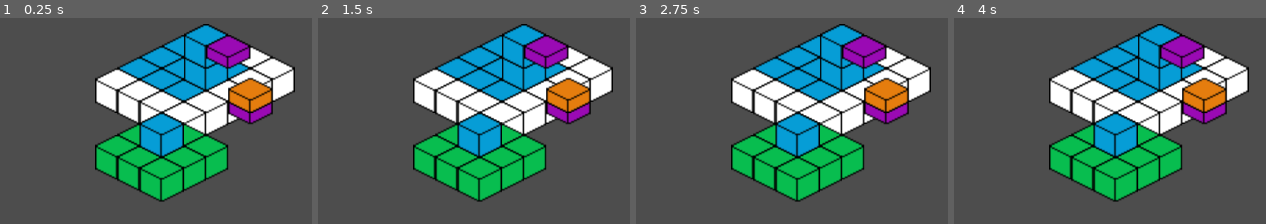
Above: before the commit, frames 1-4 (left to right).
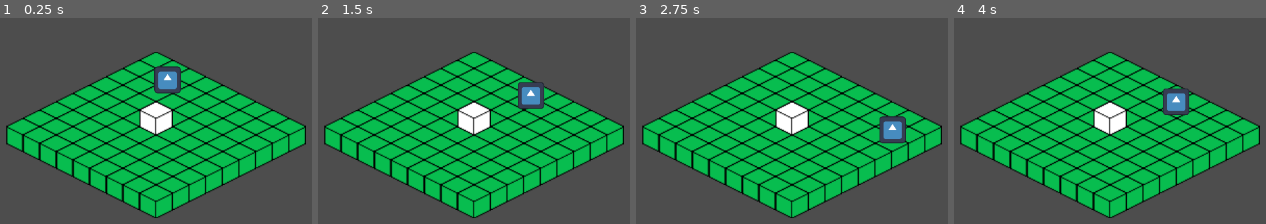
Above: after the commit, the same moments.

Repository: Kuui22/Godot_test
Game: Godot game, scene res://main.tscn
Same seed, same stepped clock (60 frames per second), same inputs: the game is played once before the commit and once after it. The engine's default icon, where the game draws it, is replaced by a stand-in: a white triangle on a blue panel in a dark square.
Inputs:
- Up to frame 1 (0.25 s): no input
- Up to frame 2 (1.5 s): tap Enter at 0.5 s; hold Right (ui_right) 0.53-1.28 s; hold Down (ui_down) from 1.28 s (still down)
- Up to frame 3 (2.75 s): release Down (ui_down) at 2.03 s; hold Right (ui_right) from 2.03 s (still down)
- Up to frame 4 (4 s): release Right (ui_right) at 2.78 s; hold Up (ui_up) 2.78-3.53 s; hold Left (ui_left) from 3.53 s (still down)

The runs differ from the first frame. In frame 1, 47% of the frame differs, in the area x 1-99%, y 2-98%; in frame 2, 47%; in frame 3, 47%; in frame 4, 47%.

Commit message:
movement and collision
https://www.youtube.com/watch?v=8HvcHtauKoc

Diff:
--- /dev/null
+++ b/isometric/CharacterBody2D.gd
@@ -0,0 +1,14 @@
+extends CharacterBody2D
+
+
+const SPEED = 60
+
+
+func _physics_process(delta):
+	var direction = Input.get_vector("ui_left","ui_right","ui_up","ui_down")
+	if direction:
+		self.velocity = direction * SPEED
+	else:
+		self.velocity = Vector2.ZERO
+
+	move_and_slide()
--- a/isometric/TileMap.gd
+++ b/isometric/TileMap.gd
@@ -1,7 +1,8 @@
 extends TileMap
 
-const green_block_atlas_pos = Vector2i(2,0)
-const blue_block_atlas_pos = Vector2i(0,0)
+const green_block_atlas_pos = Vector2i(2,0) #level 0 floor
+const white_block_atlas_pos = Vector2i(3,0) #level 1 walls
+const boundary_block_atlas_pos = Vector2i(0,1) #invisible walls
 const main_source = 0
 
 enum layers{
@@ -10,10 +11,28 @@
 	level2 = 2,
 	}
 
+func _ready():
+	place_platform()
+	place_boundaries()
 
-func _ready():
-	for y in range(3):
-		for x in range(3):
-			set_cell(layers.level0, Vector2i(2 + x, 2 + y), main_source, green_block_atlas_pos)
+func place_platform():
+	for y in range(9):
+		for x in range(9):
+			set_cell(layers.level0, Vector2i(-1 + x, -1 + y), main_source, green_block_atlas_pos)
 
-	set_cell(layers.level1, Vector2i(2, 2), main_source, blue_block_atlas_pos)
+	set_cell(layers.level1, Vector2i(2, 2), main_source, white_block_atlas_pos)
+
+func place_boundaries():
+	var offsets = [
+		Vector2i(0,-1),
+		Vector2i(0,1),
+		Vector2i(1,0),
+		Vector2i(-1,0),
+	]
+	#get all cells used on floor
+	var used = get_used_cells(layers.level0)
+	for spot in used:
+		for offset in offsets:
+			var current_spot = spot + offset
+			if get_cell_source_id(layers.level0, current_spot) == -1: #if empty
+				set_cell(layers.level0, current_spot, main_source, boundary_block_atlas_pos)
--- /dev/null
+++ b/isometric/character_body_2d.tscn
@@ -0,0 +1,17 @@
+[gd_scene load_steps=4 format=3 uid="uid://dvexim144ktvj"]
+
+[ext_resource type="Script" path="res://CharacterBody2D.gd" id="1_7ta12"]
+[ext_resource type="Texture2D" uid="uid://1hh634jvn5u7" path="res://icon.svg" id="2_x3idx"]
+
+[sub_resource type="CircleShape2D" id="CircleShape2D_0mxoj"]
+radius = 36.0139
+
+[node name="CharacterBody2D" type="CharacterBody2D"]
+script = ExtResource("1_7ta12")
+
+[node name="Sprite2D" type="Sprite2D" parent="."]
+texture = ExtResource("2_x3idx")
+
+[node name="CollisionShape2D" type="CollisionShape2D" parent="."]
+position = Vector2(0, 27)
+shape = SubResource("CircleShape2D_0mxoj")
--- a/isometric/main.tscn
+++ b/isometric/main.tscn
@@ -1,10 +1,17 @@
-[gd_scene load_steps=2 format=3 uid="uid://dapwf3x5e5vdm"]
+[gd_scene load_steps=3 format=3 uid="uid://dapwf3x5e5vdm"]
 
 [ext_resource type="PackedScene" uid="uid://bx6p7es87psh5" path="res://tile_map.tscn" id="1_cnmcw"]
+[ext_resource type="PackedScene" uid="uid://dvexim144ktvj" path="res://character_body_2d.tscn" id="2_nbuu5"]
 
 [node name="main" type="Node2D"]
 
 [node name="Camera2D" type="Camera2D" parent="."]
-zoom = Vector2(2, 2)
+zoom = Vector2(1.5, 1.5)
 
 [node name="TileMap" parent="." instance=ExtResource("1_cnmcw")]
+
+[node name="CharacterBody2D" parent="TileMap" instance=ExtResource("2_nbuu5")]
+z_index = 1
+y_sort_enabled = true
+position = Vector2(27, 11)
+scale = Vector2(0.2, 0.2)
--- a/isometric/tile_map.tscn
+++ b/isometric/tile_map.tscn
@@ -8,24 +8,46 @@
 texture_region_size = Vector2i(32, 32)
 0:0/0 = 0
 0:0/0/texture_origin = Vector2i(0, -8)
+0:0/0/physics_layer_0/linear_velocity = Vector2(0, 0)
+0:0/0/physics_layer_0/angular_velocity = 0.0
 1:0/0 = 0
 1:0/0/texture_origin = Vector2i(0, -8)
+1:0/0/physics_layer_0/linear_velocity = Vector2(0, 0)
+1:0/0/physics_layer_0/angular_velocity = 0.0
+1:0/0/physics_layer_0/polygon_0/points = PackedVector2Array(0, -8, 16, 0, 0, 8, -16, 0)
 2:0/0 = 0
 2:0/0/texture_origin = Vector2i(0, -8)
+2:0/0/physics_layer_0/linear_velocity = Vector2(0, 0)
+2:0/0/physics_layer_0/angular_velocity = 0.0
 3:0/0 = 0
 3:0/0/texture_origin = Vector2i(0, -8)
+3:0/0/physics_layer_0/linear_velocity = Vector2(0, 0)
+3:0/0/physics_layer_0/angular_velocity = 0.0
+3:0/0/physics_layer_0/polygon_0/points = PackedVector2Array(0, 8, 16, 16, 0, 24, -16, 16)
 4:0/0 = 0
 4:0/0/texture_origin = Vector2i(0, -8)
+4:0/0/physics_layer_0/linear_velocity = Vector2(0, 0)
+4:0/0/physics_layer_0/angular_velocity = 0.0
 5:0/0 = 0
 5:0/0/texture_origin = Vector2i(0, -8)
+5:0/0/physics_layer_0/linear_velocity = Vector2(0, 0)
+5:0/0/physics_layer_0/angular_velocity = 0.0
 6:0/0 = 0
 6:0/0/texture_origin = Vector2i(0, -8)
+6:0/0/physics_layer_0/linear_velocity = Vector2(0, 0)
+6:0/0/physics_layer_0/angular_velocity = 0.0
+0:1/0 = 0
+0:1/0/texture_origin = Vector2i(0, -8)
+0:1/0/physics_layer_0/linear_velocity = Vector2(0, 0)
+0:1/0/physics_layer_0/angular_velocity = 0.0
+0:1/0/physics_layer_0/polygon_0/points = PackedVector2Array(0, -8, 16, 0, 0, 8, -16, 0)
 
 [sub_resource type="TileSet" id="TileSet_o1mek"]
 tile_shape = 1
 tile_layout = 5
 tile_offset_axis = 1
 tile_size = Vector2i(32, 16)
+physics_layer_0/collision_layer = 1
 sources/0 = SubResource("TileSetAtlasSource_1ye3w")
 
 [node name="TileMap" type="TileMap"]
@@ -34,15 +56,14 @@
 format = 2
 layer_0/name = "level0"
 layer_0/y_sort_enabled = true
-layer_0/tile_data = PackedInt32Array(-1, 0, 0, 65535, 0, 0, -65537, 0, 0, -131072, 0, 0, 1, 0, 0, -65536, 0, 0, 0, 0, 0, -65535, 0, 0, -131071, 0, 0, -196607, 196608, 0, -196608, 196608, 0, -131073, 196608, 0, 131071, 196608, 0, 65536, 196608, 0, 65537, 196608, 0, 65538, 196608, 0, 2, 196608, 0, -65534, 196608, 0, -131070, 196608, 0, -196606, 196608, 0, -65533, 327680, 0)
 layer_1/name = "level1"
 layer_1/y_sort_enabled = true
 layer_1/y_sort_origin = 1
 layer_1/z_index = 1
-layer_1/tile_data = PackedInt32Array(-131072, 0, 0, -131070, 393216, 0)
+layer_1/tile_data = PackedInt32Array()
 layer_2/name = "level2"
 layer_2/y_sort_enabled = true
 layer_2/y_sort_origin = 2
 layer_2/z_index = 2
-layer_2/tile_data = PackedInt32Array(-131073, 0, 0, -196608, 327680, 0)
+layer_2/tile_data = PackedInt32Array()
 script = ExtResource("2_go7tc")
